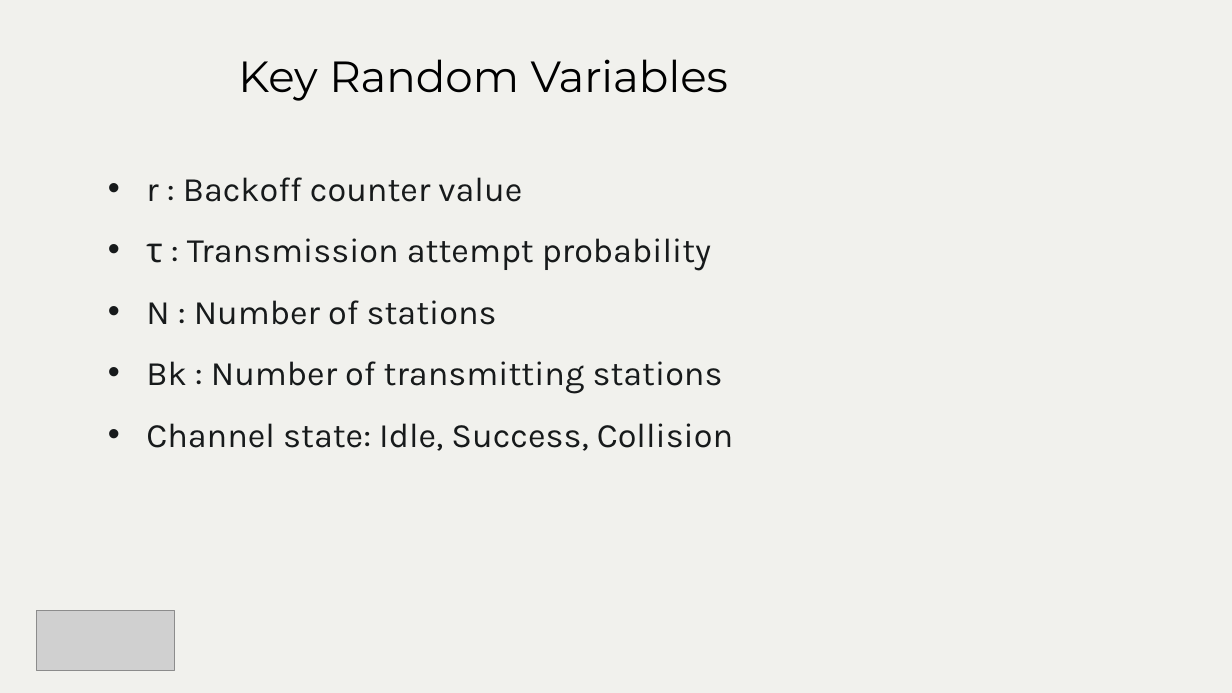
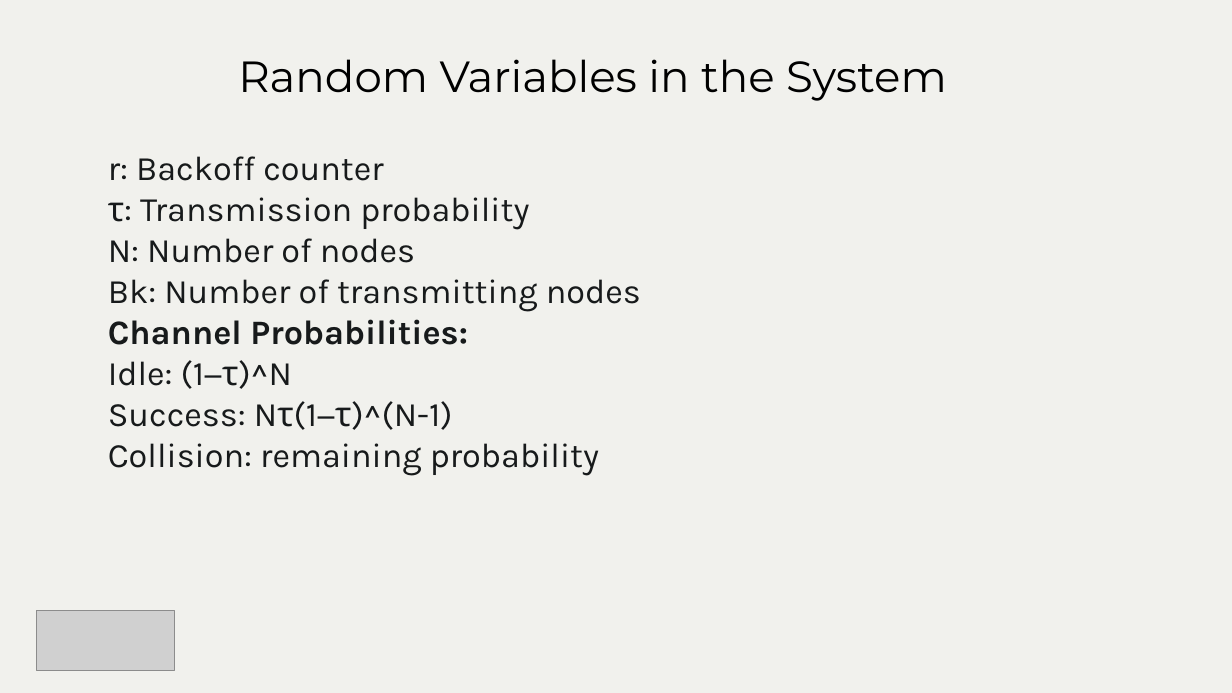
Before and after one commit to pratika719/beb-probabilistic-network-simulator, a slide deck: slide 6 of g13_s1_net/Milestone-3_s1_g13_net/PPT for video/Milestone 3_ppt.pptx. Drawn at 1232x693 pixels with LibreOffice and Linux fonts; fonts in the diff are those of the drawing; grey boxes stand for pictures; background and template pictures are left out. Boxes give left, top, right and bottom in pixels: in the first picture for what was removed or moved away, otherwise in the second. Text is boxed around its words. In the diff, an @@ line names an element or a change of style, - is before the commit and + after.

```diff
--- a/g13_s1_net/Milestone-3_s1_g13_net/PPT for video/Milestone 3_ppt.pptx
+++ b/g13_s1_net/Milestone-3_s1_g13_net/PPT for video/Milestone 3_ppt.pptx
@@ title at bbox=[238, 59, 947, 101]: text changed @@
-Key Random Variables
+Random Variables in the System
@@ text at bbox=[108, 156, 641, 476]: text changed @@
-• r : Backoff counter value
-• τ : Transmission attempt probability
-• N : Number of stations
-• Bk : Number of transmitting stations
-• Channel state: Idle, Success, Collision
+r: Backoff counter
+τ: Transmission probability
+N: Number of nodes
+Bk: Number of transmitting nodes
+Channel Probabilities:
+Idle: (1−τ)^N
+Success: Nτ(1−τ)^(N-1)
+Collision: remaining probability
```
Also in this commit, not shown: 5 other slides changed, 5 slides added, 5 slides removed, 3 other files.
